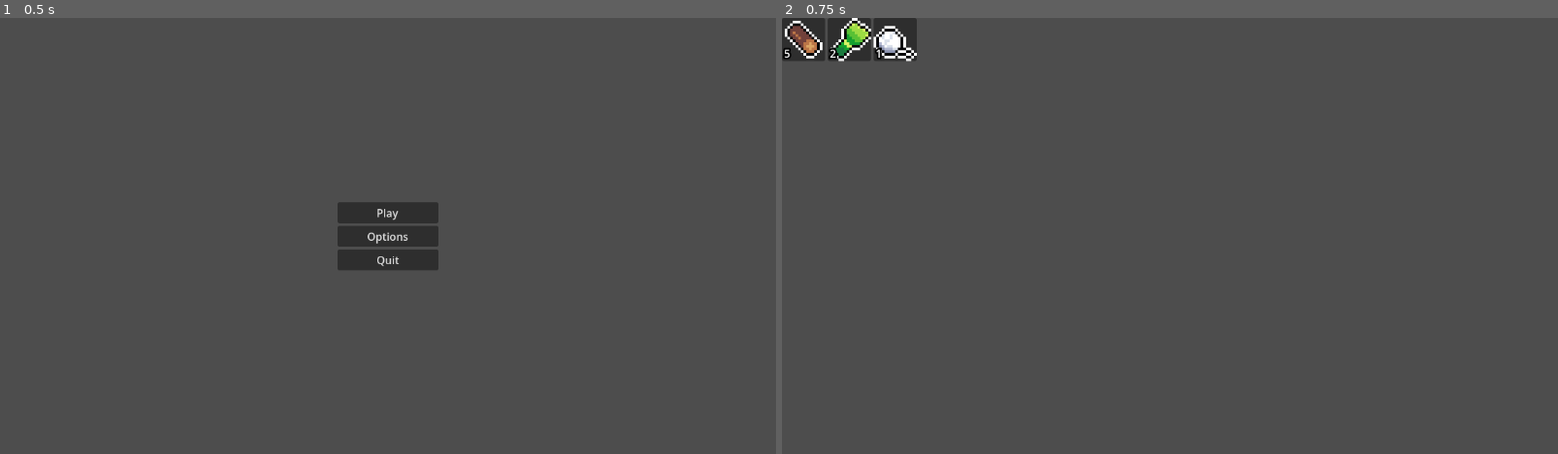
Above: before the commit, frames 1-2 (left to right).
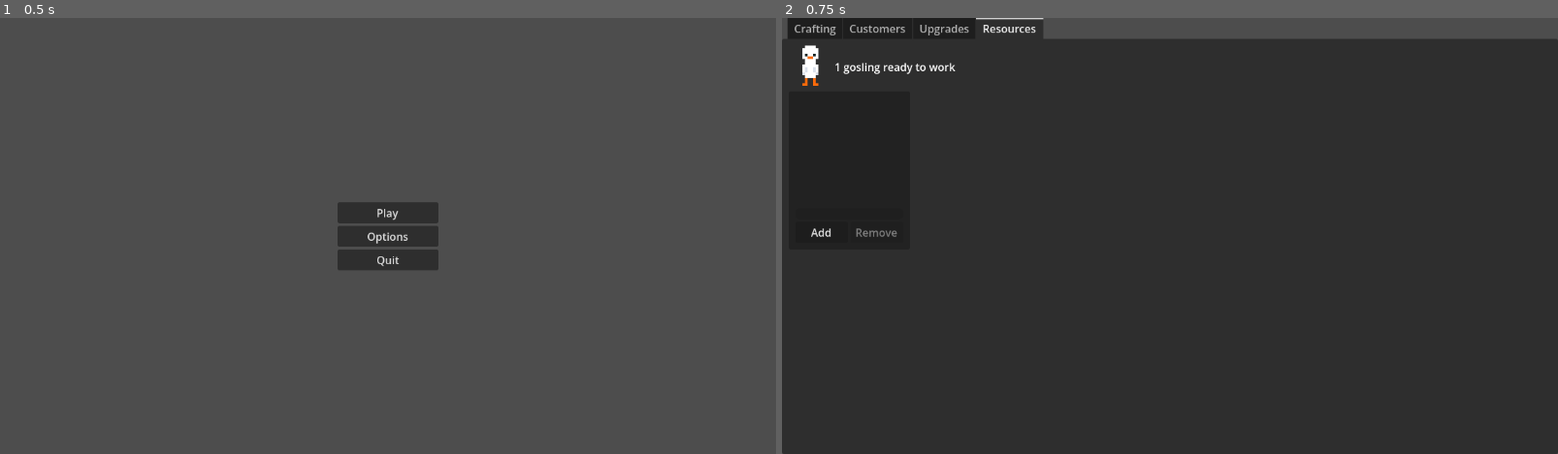
Above: after the commit, the same moments.

Repository: PeterCodesSoftware/Brainless-Jam-2
Game: Godot game, scene res://menus/main/main.tscn
Two runs of this game, one before a commit and one after it. Both use one fixed random seed, a clock stepped at 60 frames per second and the inputs below. Sound files missing from this copy of the repository are replaced by a short silence.
Inputs:
- Up to frame 1 (0.5 s): no input
- Up to frame 2 (0.75 s): click "Play" at 0.5 s

Frame 1 is identical in both runs. In frame 2, 96% of the frame differs, in the area x 0-100%, y 0-100%.
Error after the commit: Parse Error: Expected indented block after "for" block. (res://game/resources/area/area.gd:26)

Commit message:
resource page start

Diff:
--- /dev/null
+++ b/game/crafting/crafting.gd
@@ -0,0 +1 @@
+extends Control
--- a/game/game.gd
+++ b/game/game.gd
@@ -1,10 +1,10 @@
-extends Control
+extends TabContainer
 
 @onready var inventory_container: GridContainer = %InventoryContainer
 
 const ITEM_SLOT = preload("uid://c2jmlhx0po8ey")
 
-@export var inventory: Dictionary[Item, int] = {}
+var inventory: Dictionary[Item, int] = {}
 
 func _ready() -> void:
 	for item: Item in inventory.keys():
--- a/game/game.tscn
+++ b/game/game.tscn
@@ -2,30 +2,163 @@
 
 [ext_resource type="Script" uid="uid://b8n0shuomaav1" path="res://game/game.gd" id="1_l1rk1"]
 [ext_resource type="Script" uid="uid://c6sos7llv4wlj" path="res://game/item/item.gd" id="2_dxrkv"]
-[ext_resource type="Resource" uid="uid://rak3lenfmhta" path="res://game/item/items/log.tres" id="3_dakft"]
 [ext_resource type="Resource" uid="uid://dnw2c4tjih0uf" path="res://game/item/items/fiber.tres" id="4_u5opy"]
-[ext_resource type="Resource" uid="uid://ny4b3mex553c" path="res://game/item/items/string.tres" id="5_y36n6"]
+[ext_resource type="Script" uid="uid://bqbbfw1dwo8hh" path="res://game/crafting/crafting.gd" id="6_dakft"]
+[ext_resource type="Script" uid="uid://x5417vobh6w1" path="res://game/resources/resources.gd" id="7_u5opy"]
+[ext_resource type="Texture2D" uid="uid://ca8dqdmts37vb" path="res://game/sprites/brainless_jam_gosling.png" id="8_y36n6"]
+[ext_resource type="PackedScene" uid="uid://dcngkhjtt3gm0" path="res://game/resources/area/area.tscn" id="9_j8tme"]
+[ext_resource type="Texture2D" uid="uid://bh4mnxgs8pfuw" path="res://game/resources/area/brainless_jam_areas.png" id="10_3vho3"]
+[ext_resource type="Script" uid="uid://cw5a5uu3wjktc" path="res://game/resources/area/drop_chance.gd" id="10_qf6n1"]
+[ext_resource type="Resource" uid="uid://c2il1om33vttt" path="res://game/item/items/stick.tres" id="11_vsp63"]
 
-[node name="Game" type="Control" unique_id=1507593514]
-layout_mode = 3
+[sub_resource type="AtlasTexture" id="AtlasTexture_mq0dr"]
+atlas = ExtResource("8_y36n6")
+region = Rect2(0, 0, 16, 16)
+
+[sub_resource type="Resource" id="Resource_j8tme"]
+script = ExtResource("10_qf6n1")
+max_drop = 2
+metadata/_custom_type_script = "uid://cw5a5uu3wjktc"
+
+[sub_resource type="Resource" id="Resource_3vho3"]
+script = ExtResource("10_qf6n1")
+min_drop = 1
+max_drop = 1
+metadata/_custom_type_script = "uid://cw5a5uu3wjktc"
+
+[sub_resource type="AtlasTexture" id="AtlasTexture_y36n6"]
+atlas = ExtResource("10_3vho3")
+region = Rect2(0, 0, 32, 32)
+
+[node name="Game" type="TabContainer" unique_id=1816125175]
 anchors_preset = 15
 anchor_right = 1.0
 anchor_bottom = 1.0
 grow_horizontal = 2
 grow_vertical = 2
+current_tab = 3
 script = ExtResource("1_l1rk1")
-inventory = Dictionary[ExtResource("2_dxrkv"), int]({
-ExtResource("3_dakft"): 5,
-ExtResource("4_u5opy"): 2,
-ExtResource("5_y36n6"): 1
-})
 
-[node name="InventoryContainer" type="GridContainer" parent="." unique_id=41238760]
-unique_name_in_owner = true
+[node name="Crafting" type="Control" parent="." unique_id=1898991696]
+visible = false
+layout_mode = 2
+script = ExtResource("6_dakft")
+metadata/_tab_index = 0
+
+[node name="HBoxContainer" type="HBoxContainer" parent="Crafting" unique_id=1671282669]
 layout_mode = 1
 anchors_preset = 15
 anchor_right = 1.0
 anchor_bottom = 1.0
 grow_horizontal = 2
 grow_vertical = 2
-columns = 20
+
+[node name="ItemContainer" type="VBoxContainer" parent="Crafting/HBoxContainer" unique_id=1431803253]
+layout_mode = 2
+size_flags_horizontal = 3
+
+[node name="Label" type="Label" parent="Crafting/HBoxContainer/ItemContainer" unique_id=192593297]
+layout_mode = 2
+text = "Items"
+horizontal_alignment = 1
+
+[node name="InventoryContainer" type="GridContainer" parent="Crafting/HBoxContainer/ItemContainer" unique_id=41238760]
+unique_name_in_owner = true
+layout_mode = 2
+size_flags_horizontal = 3
+size_flags_vertical = 3
+columns = 10
+
+[node name="CraftContainer" type="VBoxContainer" parent="Crafting/HBoxContainer" unique_id=314274219]
+layout_mode = 2
+size_flags_horizontal = 3
+
+[node name="Label" type="Label" parent="Crafting/HBoxContainer/CraftContainer" unique_id=1455644589]
+layout_mode = 2
+text = "Crafting Grid"
+horizontal_alignment = 1
+
+[node name="HBoxContainer" type="HBoxContainer" parent="Crafting/HBoxContainer/CraftContainer" unique_id=1086316728]
+layout_mode = 2
+size_flags_horizontal = 4
+theme_override_constants/separation = 10
+
+[node name="CraftResult" type="TextureRect" parent="Crafting/HBoxContainer/CraftContainer/HBoxContainer" unique_id=460169572]
+visible = false
+custom_minimum_size = Vector2(32, 32)
+layout_mode = 2
+
+[node name="CraftItem" type="Button" parent="Crafting/HBoxContainer/CraftContainer/HBoxContainer" unique_id=348543018]
+layout_mode = 2
+disabled = true
+text = "Craft Item"
+
+[node name="GridContainer" type="GridContainer" parent="Crafting/HBoxContainer/CraftContainer" unique_id=114675983]
+layout_mode = 2
+size_flags_horizontal = 3
+size_flags_vertical = 3
+
+[node name="Customers" type="Control" parent="." unique_id=2105827209]
+visible = false
+layout_mode = 2
+metadata/_tab_index = 1
+
+[node name="Upgrades" type="Control" parent="." unique_id=1480121995]
+visible = false
+layout_mode = 2
+metadata/_tab_index = 2
+
+[node name="Resources" type="Control" parent="." unique_id=483067521]
+layout_mode = 2
+script = ExtResource("7_u5opy")
+metadata/_tab_index = 3
+
+[node name="MarginContainer" type="MarginContainer" parent="Resources" unique_id=1778551871]
+layout_mode = 1
+anchors_preset = 15
+anchor_right = 1.0
+anchor_bottom = 1.0
+grow_horizontal = 2
+grow_vertical = 2
+theme_override_constants/margin_left = 10
+theme_override_constants/margin_top = 10
+theme_override_constants/margin_right = 10
+theme_override_constants/margin_bottom = 10
+
+[node name="VBoxContainer" type="VBoxContainer" parent="Resources/MarginContainer" unique_id=31160329]
+layout_mode = 2
+size_flags_vertical = 3
+
+[node name="HBoxContainer" type="HBoxContainer" parent="Resources/MarginContainer/VBoxContainer" unique_id=1228141817]
+layout_mode = 2
+
+[node name="TextureRect" type="TextureRect" parent="Resources/MarginContainer/VBoxContainer/HBoxContainer" unique_id=438550523]
+custom_minimum_size = Vector2(64, 64)
+layout_mode = 2
+texture = SubResource("AtlasTexture_mq0dr")
+
+[node name="Label" type="Label" parent="Resources/MarginContainer/VBoxContainer/HBoxContainer/TextureRect" unique_id=974429355]
+layout_mode = 0
+offset_left = -5.0
+offset_right = -4.0
+offset_bottom = 23.0
+size_flags_horizontal = 4
+horizontal_alignment = 1
+
+[node name="AvailableGoslingsLabel" type="Label" parent="Resources/MarginContainer/VBoxContainer/HBoxContainer" unique_id=522062042]
+unique_name_in_owner = true
+layout_mode = 2
+text = "1 gosling ready to work"
+
+[node name="AreaContainer" type="GridContainer" parent="Resources/MarginContainer/VBoxContainer" unique_id=1403643905]
+layout_mode = 2
+size_flags_vertical = 3
+
+[node name="Farm" parent="Resources/MarginContainer/VBoxContainer/AreaContainer" unique_id=987398511 instance=ExtResource("9_j8tme")]
+layout_mode = 2
+resources = Dictionary[ExtResource("2_dxrkv"), ExtResource("10_qf6n1")]({
+ExtResource("4_u5opy"): SubResource("Resource_j8tme"),
+ExtResource("11_vsp63"): SubResource("Resource_3vho3")
+})
+locked = false
+texture = SubResource("AtlasTexture_y36n6")
--- a/game/item/item_slot.tscn
+++ b/game/item/item_slot.tscn
@@ -3,11 +3,12 @@
 [ext_resource type="Script" uid="uid://dcmra8ajgjlnr" path="res://game/item/item_slot.gd" id="1_rles1"]
 
 [sub_resource type="LabelSettings" id="LabelSettings_dxrkv"]
+font_size = 10
 outline_size = 10
 outline_color = Color(0, 0, 0, 1)
 
 [node name="ItemSlot" type="PanelContainer" unique_id=627710977]
-custom_minimum_size = Vector2(64, 64)
+custom_minimum_size = Vector2(32, 32)
 script = ExtResource("1_rles1")
 
 [node name="TextureRect" type="TextureRect" parent="." unique_id=535507168]
--- /dev/null
+++ b/game/resources/area/area.gd
@@ -0,0 +1,77 @@
+extends PanelContainer
+
+const GOSLING_IMG = preload("uid://3noa1gmpsx54")
+
+@onready var gosling_container: GridContainer = %GoslingContainer
+@onready var add_gosling: Button = %AddGosling
+@onready var remove_gosling: Button = %RemoveGosling
+@onready var drop_bar: ProgressBar = %DropBar
+
+@export var resources: Dictionary[Item, DropChance] = {}
+@export var texture: Texture2D
+@export var locked: bool = true
+@export var time_to_drop: float = 10
+
+const max_goslings: int = 9
+var working_goslings: int = 0
+var is_drop_bar_active: bool = false
+
+func _process(delta: float) -> void:
+	drop_bar.value += (1 / time_to_drop) * delta
+	if drop_bar.value >= 1:
+		drop_bar.value = 0
+		collect_drops()
+
+func collect_drops() -> void:
+	for item: Item in resources.keys():
+
+
+func unlock() -> void:
+	if not locked:
+		return
+
+	locked = false
+	add_gosling.disabled = false
+	remove_gosling.disabled = false
+	%AreaIMG.texture = texture
+
+func _ready() -> void:
+	if locked:
+		add_gosling.disabled = true
+		remove_gosling.disabled = true
+	else:
+		%AreaIMG.texture = texture
+
+func _on_add_gosling_pressed() -> void:
+	if GM.goslings_available == 0:
+		return
+
+	GM.goslings_available -= 1
+	working_goslings += 1
+	gosling_container.add_child(GOSLING_IMG.instantiate())
+	remove_gosling.disabled = false
+	if working_goslings == max_goslings:
+		add_gosling.disabled = true
+
+	if working_goslings == 1:
+		start_progress_bar()
+
+func _on_remove_gosling_pressed() -> void:
+	GM.goslings_available += 1
+	working_goslings -= 1
+	remove_last_child(gosling_container)
+	add_gosling.disabled = false
+	if working_goslings == 0:
+		remove_gosling.disabled = true
+
+	if working_goslings == 0:
+		stop_progress_bar()
+
+func start_progress_bar() -> void:
+	pass
+
+func stop_progress_bar() -> void:
+	pass
+
+func remove_last_child(node: Node) -> void:
+	node.remove_child(node.get_child(node.get_child_count() - 1))
--- /dev/null
+++ b/game/resources/area/area.tscn
@@ -0,0 +1,79 @@
+[gd_scene format=3 uid="uid://dcngkhjtt3gm0"]
+
+[ext_resource type="Script" uid="uid://5xxbdqgqsp1b" path="res://game/resources/area/area.gd" id="1_2ac28"]
+
+[node name="Area" type="PanelContainer" unique_id=987398511]
+script = ExtResource("1_2ac28")
+resources = null
+locked = null
+time_to_drop = null
+
+[node name="MarginContainer" type="MarginContainer" parent="." unique_id=706210755]
+layout_mode = 2
+theme_override_constants/margin_left = 10
+theme_override_constants/margin_top = 10
+theme_override_constants/margin_right = 10
+theme_override_constants/margin_bottom = 10
+
+[node name="VBoxContainer" type="VBoxContainer" parent="MarginContainer" unique_id=916111219]
+layout_mode = 2
+
+[node name="Control" type="Control" parent="MarginContainer/VBoxContainer" unique_id=1916860373]
+custom_minimum_size = Vector2(160, 160)
+layout_mode = 2
+
+[node name="AreaIMG" type="TextureRect" parent="MarginContainer/VBoxContainer/Control" unique_id=1220062613]
+unique_name_in_owner = true
+custom_minimum_size = Vector2(160, 160)
+layout_mode = 1
+anchors_preset = 15
+anchor_right = 1.0
+anchor_bottom = 1.0
+grow_horizontal = 2
+grow_vertical = 2
+
+[node name="MarginContainer" type="MarginContainer" parent="MarginContainer/VBoxContainer/Control" unique_id=1771534632]
+layout_mode = 1
+anchors_preset = 15
+anchor_right = 1.0
+anchor_bottom = 1.0
+grow_horizontal = 2
+grow_vertical = 2
+theme_override_constants/margin_left = 16
+theme_override_constants/margin_top = 16
+theme_override_constants/margin_right = 16
+theme_override_constants/margin_bottom = 16
+
+[node name="GoslingContainer" type="GridContainer" parent="MarginContainer/VBoxContainer/Control/MarginContainer" unique_id=1145830314]
+unique_name_in_owner = true
+layout_mode = 2
+theme_override_constants/h_separation = 16
+theme_override_constants/v_separation = 16
+columns = 3
+
+[node name="DropBar" type="ProgressBar" parent="MarginContainer/VBoxContainer" unique_id=1618445584]
+unique_name_in_owner = true
+custom_minimum_size = Vector2(0, 16)
+layout_mode = 2
+max_value = 1.0
+step = 0.0
+show_percentage = false
+
+[node name="HBoxContainer" type="HBoxContainer" parent="MarginContainer/VBoxContainer" unique_id=90630093]
+layout_mode = 2
+
+[node name="AddGosling" type="Button" parent="MarginContainer/VBoxContainer/HBoxContainer" unique_id=1987534870]
+unique_name_in_owner = true
+layout_mode = 2
+size_flags_horizontal = 3
+text = "Add"
+
+[node name="RemoveGosling" type="Button" parent="MarginContainer/VBoxContainer/HBoxContainer" unique_id=1168277110]
+unique_name_in_owner = true
+layout_mode = 2
+size_flags_horizontal = 3
+disabled = true
+text = "Remove"
+
+[connection signal="pressed" from="MarginContainer/VBoxContainer/HBoxContainer/AddGosling" to="." method="_on_add_gosling_pressed"]
+[connection signal="pressed" from="MarginContainer/VBoxContainer/HBoxContainer/RemoveGosling" to="." method="_on_remove_gosling_pressed"]
--- /dev/null
+++ b/game/resources/area/drop_chance.gd
@@ -0,0 +1,10 @@
+class_name DropChance
+extends Resource
+
+
+@export var min_drop: int
+@export var max_drop: int
+
+func get_drop() -> int:
+	var diff: int = max_drop - min_drop
+	return min_drop + round(randf_range(0, diff))
--- /dev/null
+++ b/game/resources/area/gosling_img.tscn
@@ -0,0 +1,7 @@
+[gd_scene format=3 uid="uid://3noa1gmpsx54"]
+
+[ext_resource type="Texture2D" uid="uid://cootaniij4r1r" path="res://game/sprites/gosling.tres" id="1_i6p7f"]
+
+[node name="GoslingIMG" type="TextureRect" unique_id=2144349254]
+custom_minimum_size = Vector2(32, 32)
+texture = ExtResource("1_i6p7f")
--- /dev/null
+++ b/game/resources/resources.gd
@@ -0,0 +1,9 @@
+extends Control
+
+@onready var available_goslings_label: Label = %AvailableGoslingsLabel
+
+func _ready() -> void:
+	GM.goslings_available_changed.connect(update_gosling_label)
+
+func update_gosling_label() -> void:
+	available_goslings_label.text = str(GM.goslings_available) + " gosling" + ("s" if GM.goslings_available != 1 else "") + " ready to work"
--- /dev/null
+++ b/game/sprites/gosling.tres
@@ -0,0 +1,7 @@
+[gd_resource type="AtlasTexture" format=3 uid="uid://cootaniij4r1r"]
+
+[ext_resource type="Texture2D" uid="uid://ca8dqdmts37vb" path="res://game/sprites/brainless_jam_gosling.png" id="1_mcob2"]
+
+[resource]
+atlas = ExtResource("1_mcob2")
+region = Rect2(0, 0, 16, 16)
--- /dev/null
+++ b/globals/game_manager.gd
@@ -0,0 +1,8 @@
+extends Node
+
+signal goslings_available_changed
+
+var goslings_available: int = 1:
+	set(value):
+		goslings_available = value
+		goslings_available_changed.emit()
--- a/project.godot
+++ b/project.godot
@@ -23,6 +23,7 @@
 
 Audio="*uid://gej5wghi7mbn"
 Global="*uid://b1hbkvnj7m5gq"
+GM="*uid://d2346sgyljw4g"
 
 [display]
 
Not shown, added: game/crafting/crafting.gd.uid
Not shown, added: game/resources/area/area.gd.uid
Binary file added: game/resources/area/brainless_jam_area_lock.png
Not shown, added: game/resources/area/brainless_jam_area_lock.png.import
Binary file added: game/resources/area/brainless_jam_areas.png
Not shown, added: game/resources/area/brainless_jam_areas.png.import
Not shown, added: game/resources/area/drop_chance.gd.uid
Not shown, added: game/resources/resources.gd.uid
Binary file added: game/sprites/brainless_jam_gosling.png
Not shown, added: game/sprites/brainless_jam_gosling.png.import
Binary file added: game/sprites/goose_brainless_jam.png
Not shown, added: game/sprites/goose_brainless_jam.png.import
(and 1 more such lines)
